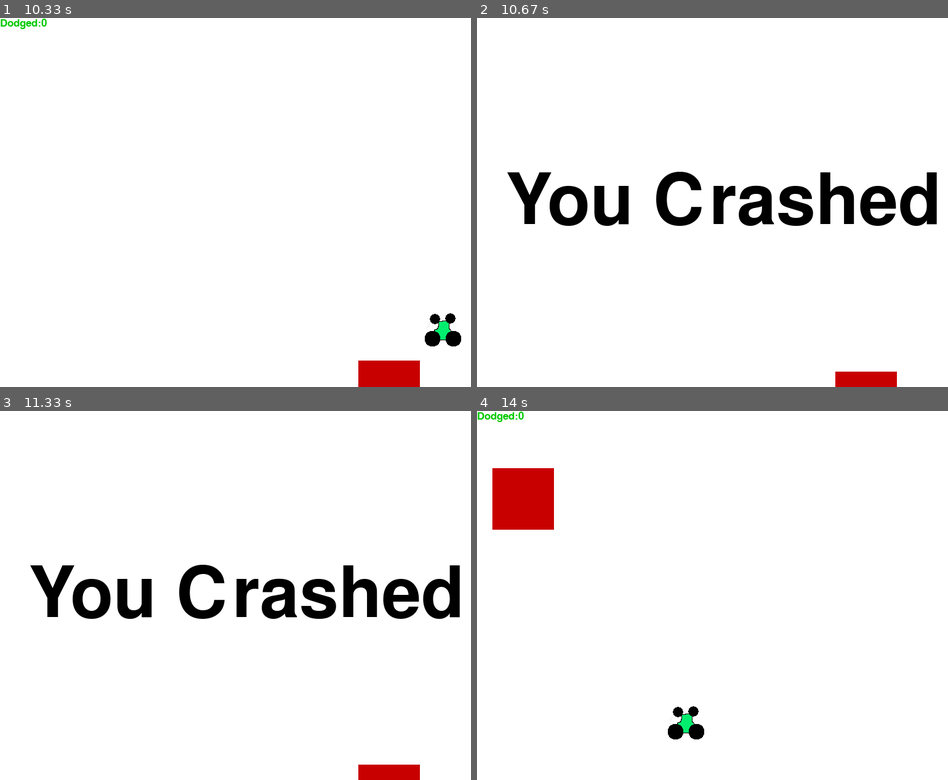
Above: before the commit, frames 1-4 (two rows, left to right).
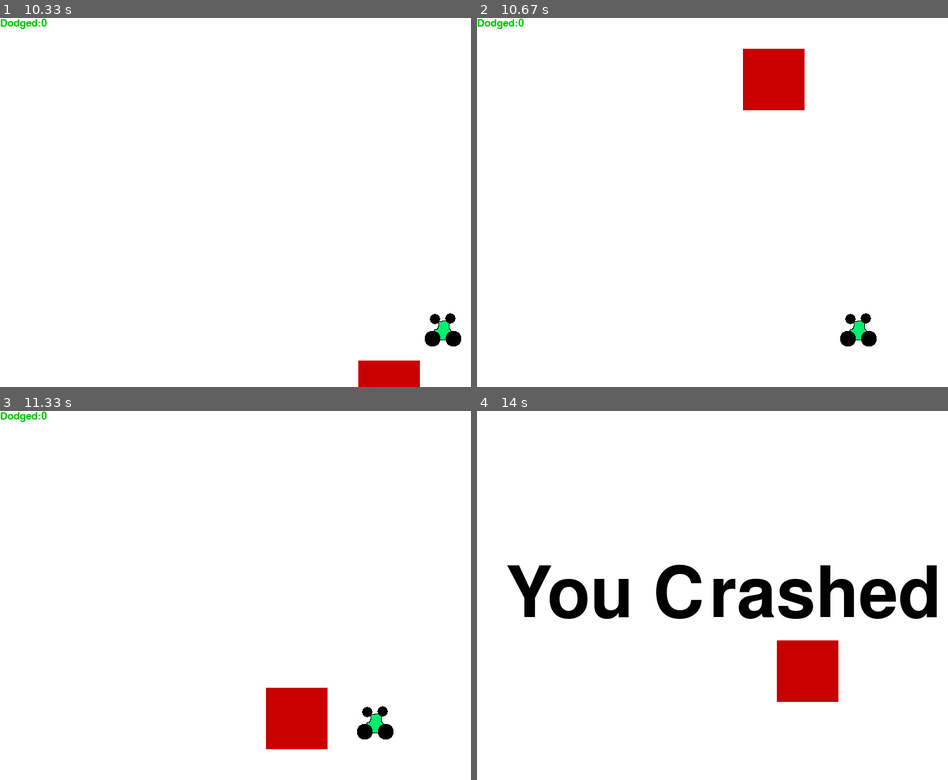
Above: after the commit, the same moments.

Repository: jonoreilly/python
Game: pygame game, started from pygame1.py
Same seed, same stepped clock (60 frames per second), same inputs: the game is played once before the commit and once after it.
Inputs (mouse positions are in pixels of both pictures, inside the frame that each line leads up to):
- Up to frame 1 (10.33 s): click "GO!" at 0.42 s; hold Left 0.67-1.2 s; move the mouse to (235, 246) at 0.7 s; hold Left 1.23-1.63 s; hold Right 1.67-2.3 s; hold Left 2.33-2.8 s; hold Right 4.83-5.47 s; hold Left 5.5-5.97 s; hold Right 6-6.47 s; hold Right 6.5-6.97 s; hold Left 7-7.53 s; hold Left 7.57-7.97 s; hold Right 8-8.63 s; hold Left 8.67-9.13 s; hold Right 9.17-9.63 s; hold Right 9.67-10.13 s; hold Left from 10.17 s (still down)
- Up to frame 2 (10.67 s): keep holding Left
- Up to frame 3 (11.33 s): release Left at 10.7 s
- Up to frame 4 (14 s): hold Right 12.83-13.3 s; hold Left 13.33-13.87 s; hold Left from 13.9 s (still down)

Frame 1 is identical in both runs. In frame 2, 8.7% of the frame differs, in the area x 0-98%, y 0-100%; in frame 3, 8.7%; in frame 4, 10%, in the area x 0-98%, y 0-89%.

Commit message:
9/6/2017 10:54

Diff:
--- a/pygame1.py
+++ b/pygame1.py
@@ -179,6 +179,10 @@
                     x_change = 5
                     print("rightkey")
 
+                elif event.key == pygame.K_ESCAPE:
+                    pygame.quit()
+                    quit()
+
             if event.type == pygame.KEYUP:
                 if event.key == pygame.K_LEFT or event.key == pygame.K_RIGHT:
                     x_change = 0
@@ -204,7 +208,7 @@
             thing_speed += 1
             thing_width += (dodged * 1.2)
 
-        if y <= (thing_starty + thing_height):
+        if (thing_starty - car_height)<= y <= (thing_starty + thing_height):
 
             if x > (thing_startx - car_width) and x < (thing_startx + thing_width):
                 crash()
